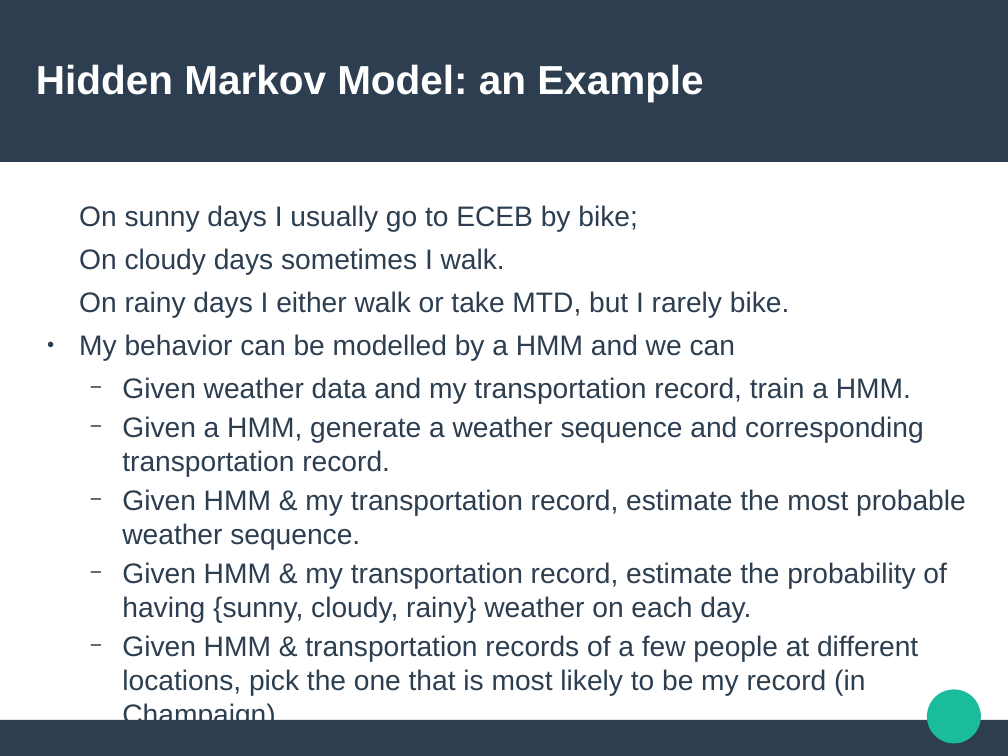
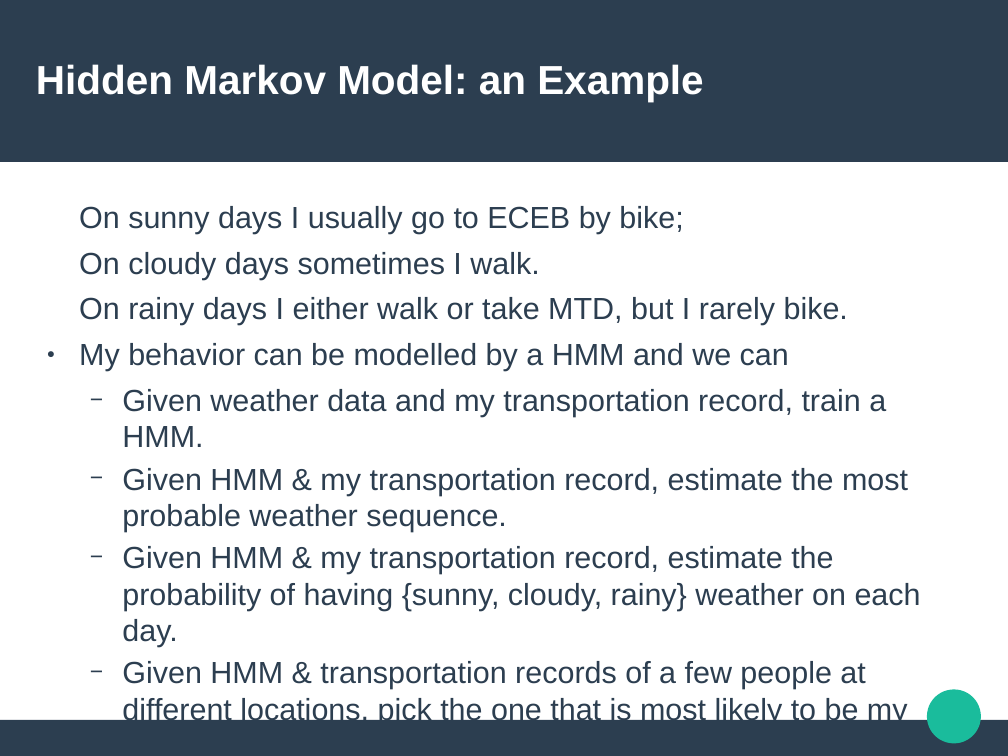
Before and after one commit to Sleepwalking/hmm-workshop, a slide deck: slide 6 of slides.odp (slide 7 before the commit). Drawn at 1008x756 pixels with LibreOffice and Linux fonts; fonts in the diff are those of the drawing. Boxes give left, top, right and bottom in pixels: in the first picture for what was removed or moved away, otherwise in the second. Text is boxed around its words. In the diff, an @@ line names an element or a change of style, - is before the commit and + after.

```diff
--- a/slides.odp
+++ b/slides.odp
@@ text "On sunny days I usually ..." at box(79, 206, 921, 726): size 22.2 to 24 pt @@
@@ text at box(122, 416, 923, 476): paragraph removed @@
-  − Given a HMM, generate a weather sequence and corresponding transportation record.
```
Also in this commit, not shown: 3 other slides changed, 2 slides removed, 1 other file.
